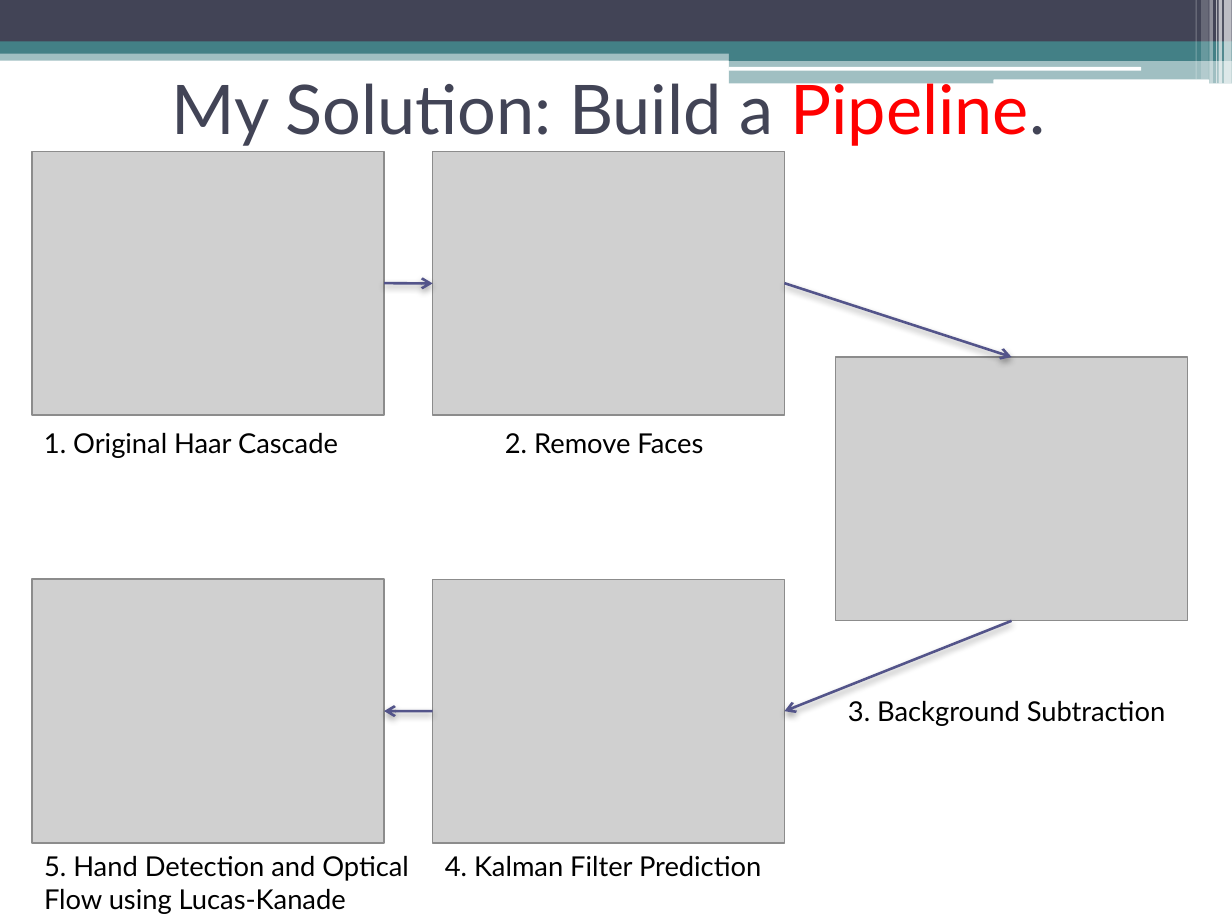
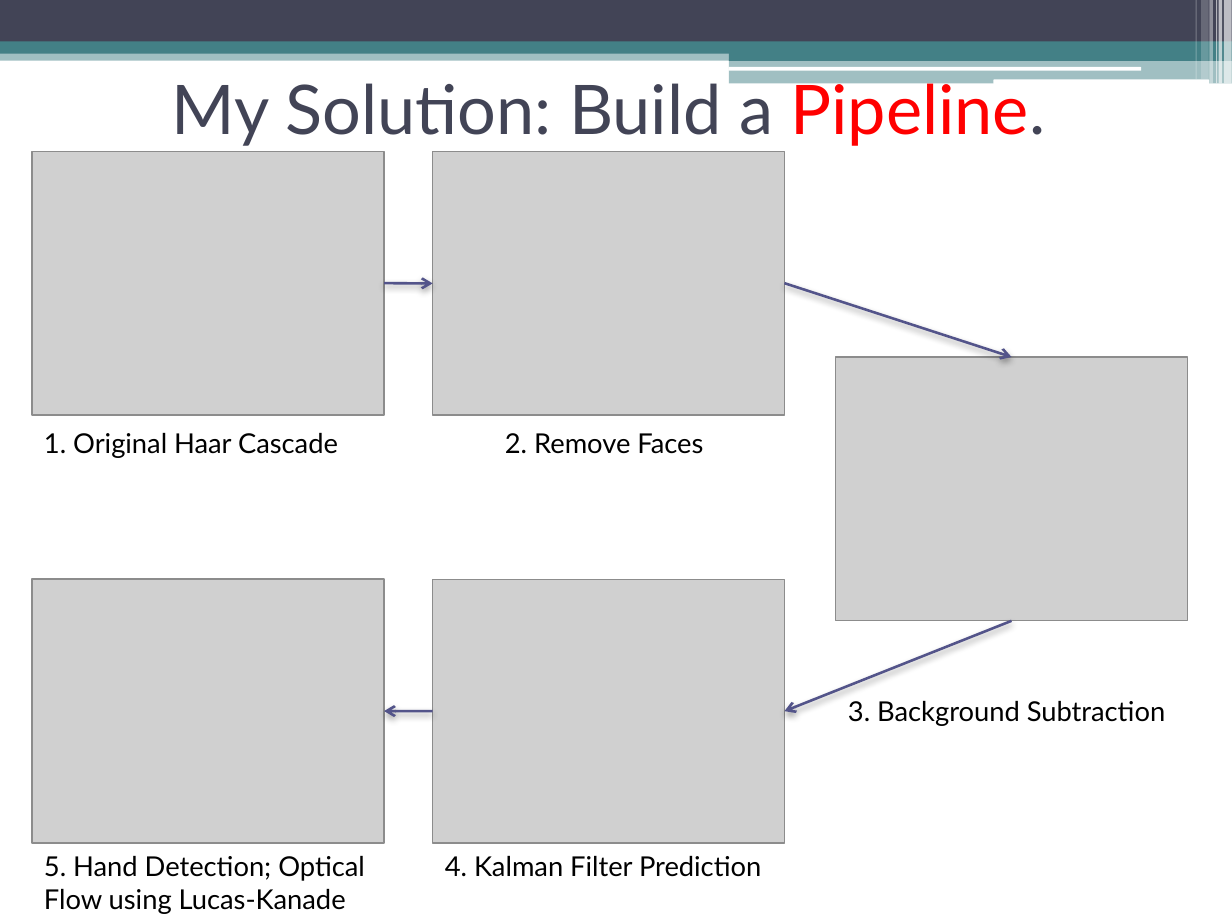
Before and after one commit to kennyyu/cs283-project, a slide deck: slide 6 of writeup/yu-slides.pptx. Drawn at 1232x924 pixels with LibreOffice and Linux fonts; fonts in the diff are those of the drawing; grey boxes stand for pictures. Boxes give left, top, right and bottom in pixels: in the first picture for what was removed or moved away, otherwise in the second. Text is boxed around its words. In the diff, an @@ line names an element or a change of style, - is before the commit and + after.

Commit message:
detection -> tracking

```diff
--- a/writeup/yu-slides.pptx
+++ b/writeup/yu-slides.pptx
@@ text at (x1=44, y1=856, x2=365, y2=881): text changed @@
-5. Hand Detection and Optical
+5. Hand Detection; Optical
```
Also in this commit, not shown: 2 other slides changed, 4 other files.
